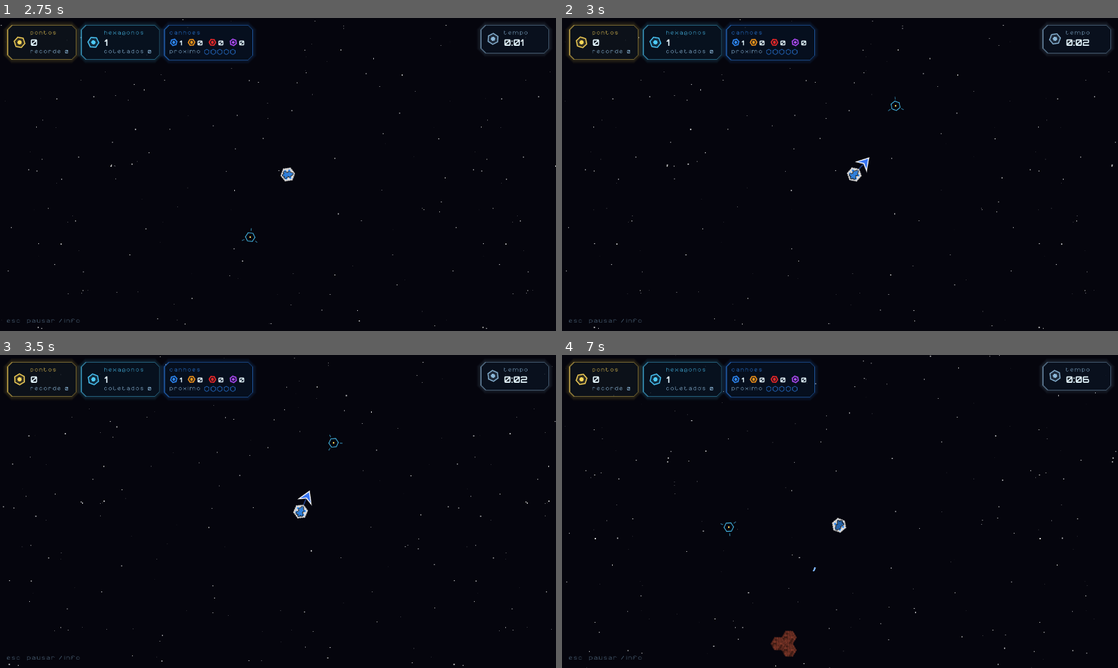
Above: before the commit, frames 1-4 (two rows, left to right).
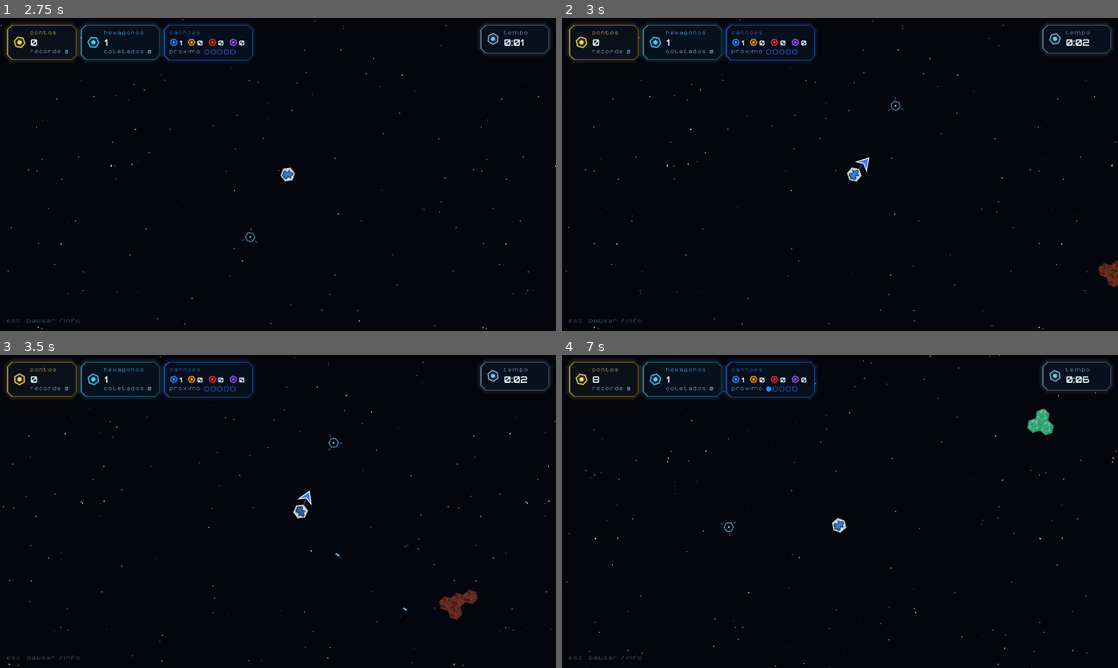
Above: after the commit, the same moments.

Repository: pongitV/COMPJAM-2026-Squadjonsons
Game: Godot game, scene res://main.tscn
Same seed, same stepped clock (60 frames per second), same inputs: the game is played once before the commit and once after it.
Inputs (mouse positions are in pixels of both pictures, inside the frame that each line leads up to):
- Up to frame 1 (2.75 s): click "JOGAR" at 0.5 s; move the mouse to (400, 158) at 1.27 s; hold D (move_right) 1.28-2 s; hold Right mouse button (rotate) 1.28-2 s; click (400, 158) at 1.42 s; drag from (166, 190) to (250, 237) at 2.02 s
- Up to frame 2 (3 s): move the mouse to (895, 105) at 2.77 s; hold D (move_right) from 2.78 s (still down); hold Right mouse button (rotate) from 2.78 s (still down)
- Up to frame 3 (3.5 s): keep holding D (move_right); keep holding Right mouse button (rotate)
- Up to frame 4 (7 s): release D (move_right) at 3.5 s; release Right mouse button (rotate) at 3.5 s; drag from (812, 574) to (673, 464) at 3.52 s; move the mouse to (1006, 558) at 4.27 s; hold A (move_left) 4.28-5 s; hold Right mouse button (rotate) 4.28-5 s; drag from (673, 464) to (756, 433) at 5.02 s; move the mouse to (867, 511) at 5.77 s; hold S (move_down) 5.78-6.5 s; hold Right mouse button (rotate) 5.78-6.5 s; click (867, 511) at 5.92 s; drag from (756, 433) to (728, 527) at 6.52 s

Frame 1 is identical in both runs. In frame 2, 0.2% of the frame differs, in the area x 96-100%, y 77-86%; in frame 3, 0.4%; in frame 4, 0.6%, in the area x 2-89%, y 5-97%.

Commit message:
Asteroids.Config
Como editar: abra config/asteroids.tres no Godot e mude os valores no Inspector. Cada campo tem slider, unidade (s, px/s, graus) e uma dica explicando o que faz. Os valores padrão e as fórmulas ficam em asteroid_config.gd.

Diff:
--- /dev/null
+++ b/config/asteroids.tres
@@ -0,0 +1,6 @@
+[gd_resource type="Resource" script_class="AsteroidConfig" format=3]
+
+[ext_resource type="Script" path="res://scripts/asteroid_config.gd" id="1_config"]
+
+[resource]
+script = ExtResource("1_config")
--- a/scripts/asteroid.gd
+++ b/scripts/asteroid.gd
@@ -1,20 +1,17 @@
 class_name Asteroid
 extends HexBody
-## Aglomerado aleatorio de n celulas (n >= MIN_SIZE). E destruido apos
-## ceil(n^(3/2)) disparos. Ao encostar na nave, cada celula dele destroi
-## CELL_CHARGES celulas da nave (as que tocar) e depois some; se o asteroide
-## se partir, os pedacos viram asteroides separados. Asteroides batem entre si.
+## Aglomerado aleatorio de n celulas (n >= config.min_size), com HP dado por
+## config.max_hp_for(n). Ao encostar na nave, cada celula dele destroi
+## config.cell_charges celulas da nave (as que tocar) e depois some; se o
+## asteroide se partir, os pedacos viram asteroides separados. Asteroides
+## batem entre si. Os numeros de balanceamento ficam em AsteroidConfig.
 
 const DAMAGED_COLOR := Color(0.85, 0.35, 0.2)
 ## Cor media da arte do asteroide (base do tingimento de dano e dos efeitos).
 const ART_COLOR := Color("#8a3b2c")
-## Quantas celulas da nave cada celula do asteroide destroi antes de sumir.
-const CELL_CHARGES := 2
-## Menor asteroide possivel; partes menores que isso se desfazem.
-const MIN_SIZE := 3
-## Elasticidade da batida entre asteroides (0 = gruda, 1 = quique perfeito).
-const BOUNCE := 0.6
-const MAX_SPIN := 3.0
+
+## Parametros em uso (o jogo troca pelo preset escolhido no no Game).
+static var config: AsteroidConfig = preload("res://config/asteroids.tres")
 
 var size := 1
 var max_hp := 1
@@ -34,10 +31,10 @@
 		var h: Vector2i = keys[randi() % keys.size()]
 		cells[h + Hex.DIRS[randi() % 6]] = true
 	for h in cells:
-		charges[h] = CELL_CHARGES
+		charges[h] = config.cell_charges
 
 	size = cells.size()
-	max_hp = ceili(pow(size, 1.5))
+	max_hp = config.max_hp_for(size)
 	hp = max_hp
 	base_color = ART_COLOR
 	recenter()
@@ -110,14 +107,14 @@
 	position = source.position
 	center_offset = source.center_offset
 	angular_velocity = source.angular_velocity
-	velocity = source.velocity + Vector2.from_angle(randf() * TAU) * 15.0
+	velocity = source.velocity + Vector2.from_angle(randf() * TAU) * config.split_speed
 	_resize(hp_ratio)
 	recenter()
 
 
 func _resize(hp_ratio: float) -> void:
 	size = cells.size()
-	max_hp = ceili(pow(size, 1.5))
+	max_hp = config.max_hp_for(size)
 	hp = maxi(1, ceili(hp_ratio * max_hp))
 	_update_tint()
 
@@ -138,10 +135,10 @@
 	var touching := 0
 	for h in small.cells:
 		var p := small.cell_global(h)
-		var hit := big.find_cell_near(p, CONTACT_DIST)
-		if hit == NO_CELL:
+		var touched := big.find_cell_near(p, CONTACT_DIST)
+		if touched == NO_CELL:
 			continue
-		var q := big.cell_global(hit)
+		var q := big.cell_global(touched)
 		contact += (p + q) * 0.5
 		normal += p - q
 		depth = maxf(depth, CONTACT_DIST - p.distance_to(q))
@@ -165,12 +162,13 @@
 	if approach < 0.0:
 		var rn_small := r_small.cross(normal)
 		var rn_big := r_big.cross(normal)
-		var j := -(1.0 + BOUNCE) * approach / (inv_small + inv_big
+		var j := -(1.0 + config.bounce) * approach / (inv_small + inv_big
 			+ rn_small * rn_small * inv_i_small + rn_big * rn_big * inv_i_big)
 		small.velocity += normal * j * inv_small
 		big.velocity -= normal * j * inv_big
-		small.angular_velocity = clampf(small.angular_velocity + rn_small * j * inv_i_small, -MAX_SPIN, MAX_SPIN)
-		big.angular_velocity = clampf(big.angular_velocity - rn_big * j * inv_i_big, -MAX_SPIN, MAX_SPIN)
+		var spin := config.spin_limit
+		small.angular_velocity = clampf(small.angular_velocity + rn_small * j * inv_i_small, -spin, spin)
+		big.angular_velocity = clampf(big.angular_velocity - rn_big * j * inv_i_big, -spin, spin)
 	# Separa proporcionalmente a massa (o mais leve anda mais).
 	var push := normal * depth * 0.8 / (inv_small + inv_big)
 	small.position += push * inv_small
--- /dev/null
+++ b/scripts/asteroid_config.gd
@@ -0,0 +1,131 @@
+class_name AsteroidConfig
+extends Resource
+## Todos os parametros de balanceamento dos asteroides, num lugar so.
+## Edite no Inspector abrindo config/asteroids.tres (ou duplique o arquivo
+## para criar presets e arraste o novo no campo "Asteroid Config" do no Game).
+## Os valores abaixo sao os padroes usados quando o .tres nao muda nada.
+
+@export_group("Spawn")
+## Segundos ate o primeiro asteroide aparecer.
+@export_range(0.0, 10.0, 0.1, "suffix:s") var first_spawn_delay := 1.0
+## Intervalo entre spawns no inicio da partida.
+@export_range(0.05, 10.0, 0.05, "suffix:s") var spawn_interval_start := 2.0
+## Menor intervalo possivel (o spawn nunca fica mais rapido que isso).
+@export_range(0.05, 10.0, 0.05, "suffix:s") var spawn_interval_min := 0.55
+## Quanto o intervalo diminui por segundo de jogo (0 = ritmo constante).
+## Com os padroes, chega ao minimo em (2.0 - 0.55) / 0.008 = ~3 min.
+@export_range(0.0, 0.1, 0.001) var spawn_interval_decay := 0.008
+## Variacao aleatoria do intervalo (0.3 = entre 70% e 130% do valor).
+@export_range(0.0, 1.0, 0.05) var spawn_interval_jitter := 0.3
+## Maximo de asteroides vivos ao mesmo tempo (o spawn espera abaixo disso).
+@export_range(1, 500, 1) var max_asteroids := 100
+## Distancia alem da borda da tela em que os asteroides nascem.
+@export_range(0.0, 1000.0, 10.0, "suffix:px") var spawn_margin := 120.0
+## Sao removidos quando ficam mais longe que (raio da tela * fator).
+@export_range(1.0, 10.0, 0.1) var despawn_factor := 2.5
+## Desvio maximo da direcao do asteroide em relacao ao jogador
+## (0 = vem reto na nave).
+@export_range(0.0, 180.0, 0.5, "radians_as_degrees") var aim_spread := 0.6
+
+@export_group("Tamanho")
+## Menor asteroide (em celulas). Pedacos menores que isso viram poeira.
+@export_range(1, 20, 1) var min_size := 3
+## Maior asteroide possivel, nao importa o tempo de jogo.
+@export_range(1, 200, 1) var size_cap := 40
+## Tamanho maximo sorteado no inicio da partida.
+@export_range(1, 200, 1) var start_max_size := 3
+## A cada tantos segundos o tamanho maximo cresce 1 celula (0 = nao cresce).
+@export_range(0.0, 120.0, 0.5, "suffix:s") var seconds_per_size := 10.0
+## Celulas a mais no tamanho maximo por canhao que o jogador tem.
+@export_range(0.0, 10.0, 0.1) var size_per_cannon := 1.5
+## Controla o tamanho medio: o sorteio vai de min_size ate o maximo atual e
+## a media fica em ~ min + (max - min) / (size_bias + 1).
+## 1 = uniforme; maior = asteroides pequenos mais comuns; menor que 1 = grandes.
+@export_range(0.1, 5.0, 0.05) var size_bias := 1.7
+
+@export_group("Vida e pontos")
+## HP = ceil(hp_multiplier * celulas ^ hp_exponent), em "disparos" do
+## canhao comum (ex.: 9 celulas, padrao = 27 tiros).
+@export_range(0.1, 10.0, 0.05) var hp_multiplier := 1.0
+@export_range(0.5, 3.0, 0.05) var hp_exponent := 1.5
+## Pontos ao destruir = HP maximo * este fator.
+@export_range(0.0, 10.0, 0.05) var score_per_hp := 1.0
+
+@export_group("Movimento")
+## Faixa de velocidade sorteada no spawn (antes do ajuste por tamanho).
+@export_range(0.0, 1000.0, 1.0, "suffix:px/s") var speed_min := 30.0
+@export_range(0.0, 1000.0, 1.0, "suffix:px/s") var speed_max := 85.0
+## Multiplicador da velocidade dos asteroides minusculos e dos grandes
+## (a partir de large_size celulas); entre os dois e linear.
+@export_range(0.0, 5.0, 0.05) var speed_mult_small := 1.2
+@export_range(0.0, 5.0, 0.05) var speed_mult_large := 0.7
+@export_range(1, 200, 1) var large_size := 30
+## Giro inicial maximo (dividido pela raiz do tamanho: grandes giram menos).
+@export_range(0.0, 10.0, 0.05, "suffix:rad/s") var spin_max := 0.8
+## Limite de giro depois de batidas.
+@export_range(0.0, 20.0, 0.1, "suffix:rad/s") var spin_limit := 3.0
+## Elasticidade da batida entre asteroides (0 = gruda, 1 = quique perfeito).
+@export_range(0.0, 1.0, 0.05) var bounce := 0.6
+## Velocidade extra dos pedacos quando um asteroide se parte na nave.
+@export_range(0.0, 200.0, 1.0, "suffix:px/s") var split_speed := 15.0
+
+@export_group("Dano na nave")
+## Quantas celulas da nave cada celula do asteroide destroi antes de sumir.
+@export_range(1, 10, 1) var cell_charges := 2
+
+@export_group("Minerio")
+## Fracao das celulas que se perde quando o asteroide vira minerio.
+@export_range(0.0, 1.0, 0.05) var ore_loss := 0.2
+## Tamanho (em celulas) dos pedacos de minerio.
+@export_range(1, 10, 1) var piece_min := 2
+@export_range(1, 10, 1) var piece_max := 4
+## Velocidade com que os pedacos se afastam do asteroide destruido.
+@export_range(0.0, 300.0, 1.0, "suffix:px/s") var ore_speed_min := 20.0
+@export_range(0.0, 300.0, 1.0, "suffix:px/s") var ore_speed_max := 55.0
+## Maximo de pedacos soltos na tela (os mais antigos somem).
+@export_range(1, 500, 1) var max_ores := 150
+## Chance de soltar um minerio de canhao especial:
+## base + celulas * por_celula, limitada a special_drop_max.
+@export_range(0.0, 1.0, 0.005) var special_drop_base := 0.06
+@export_range(0.0, 0.2, 0.005) var special_drop_per_cell := 0.025
+@export_range(0.0, 1.0, 0.05) var special_drop_max := 0.7
+
+
+## Tempo ate o proximo spawn.
+func spawn_interval(elapsed: float) -> float:
+	var base := maxf(spawn_interval_min, spawn_interval_start - elapsed * spawn_interval_decay)
+	return base * randf_range(1.0 - spawn_interval_jitter, 1.0 + spawn_interval_jitter)
+
+
+## Maior tamanho que pode ser sorteado agora.
+func max_size(elapsed: float, cannons: int) -> int:
+	var growth := int(elapsed / seconds_per_size) if seconds_per_size > 0.0 else 0
+	return clampi(start_max_size + growth + int(cannons * size_per_cannon), min_size, maxi(size_cap, min_size))
+
+
+## Tamanho de um novo asteroide (pequenos sao mais comuns, ver size_bias).
+func roll_size(elapsed: float, cannons: int) -> int:
+	var top := max_size(elapsed, cannons)
+	return min_size + int(pow(randf(), size_bias) * (top - min_size + 1))
+
+
+func max_hp_for(cells: int) -> int:
+	return maxi(1, ceili(hp_multiplier * pow(cells, hp_exponent)))
+
+
+func score_for(max_hp: int) -> int:
+	return roundi(max_hp * score_per_hp)
+
+
+## Velocidade de spawn: sorteada e reduzida conforme o tamanho.
+func roll_speed(cells: int) -> float:
+	var t := minf(float(cells) / large_size, 1.0)
+	return randf_range(speed_min, speed_max) * lerpf(speed_mult_small, speed_mult_large, t)
+
+
+func roll_spin(cells: int) -> float:
+	return randf_range(-spin_max, spin_max) / sqrt(cells)
+
+
+func special_drop_chance(cells: int) -> float:
+	return clampf(special_drop_base + cells * special_drop_per_cell, 0.0, special_drop_max)
--- a/scripts/game.gd
+++ b/scripts/game.gd
@@ -1,20 +1,12 @@
 extends Node2D
 ## Controlador principal: spawn, colisoes, camera e HUD.
 
-## Asteroides nascem esta distancia alem da borda da tela.
-const SPAWN_MARGIN := 120.0
-## Sao removidos quando ficam mais longe que (raio da tela * fator).
-const DESPAWN_FACTOR := 2.5
-const MAX_ASTEROIDS := 100
-## Maximo de minerios soltos na tela ao mesmo tempo.
-const MAX_ORES := 150
-## Fracao das celulas do asteroide que se perde quando ele se parte em minerio.
-const ORE_LOSS := 0.2
-## Tamanho (em celulas) dos pedacos em que o asteroide se parte.
-const PIECE_MIN := 2
-const PIECE_MAX := 4
 ## Aproxima a camera para as artes aparecerem maiores (1.0 = escala original).
 const ART_ZOOM := 1.2
+
+## Parametros dos asteroides (spawn, tamanho, HP, velocidade, minerio).
+## Troque por outro preset .tres no Inspector do no Game.
+@export var asteroid_config: AsteroidConfig = preload("res://config/asteroids.tres")
 
 var player: Player
 var bullets: Bullets
@@ -40,12 +32,17 @@
 var destroyed := 0
 var max_cells := 1
 var best_score := 0
-var _spawn_timer := 1.0
+var _spawn_timer := 0.0
 var _shake := 0.0
+## Atalho para asteroid_config.
+var _cfg: AsteroidConfig
 
 
 func _ready() -> void:
 	randomize()
+	_cfg = asteroid_config
+	Asteroid.config = _cfg
+	_spawn_timer = _cfg.first_spawn_delay
 	# As artes aparecem bem menores que o original e giram: mipmaps evitam serrilhado.
 	texture_filter = CanvasItem.TEXTURE_FILTER_LINEAR_WITH_MIPMAPS
 	InputActions.ensure_defaults()
@@ -226,36 +223,30 @@
 	if game_over:
 		return
 	_spawn_timer -= delta
-	if _spawn_timer > 0.0 or asteroids.size() >= MAX_ASTEROIDS:
+	if _spawn_timer > 0.0 or asteroids.size() >= _cfg.max_asteroids:
 		return
 	# O intervalo diminui com o tempo de jogo.
-	_spawn_timer = maxf(0.55, 2.0 - elapsed * 0.008) * randf_range(0.7, 1.3)
-
-	var n := _roll_asteroid_size()
+	_spawn_timer = _cfg.spawn_interval(elapsed)
+
+	# O tamanho maximo cresce com o tempo e com o poder de fogo (numero de
+	# canhoes, ja que o casco nao atira).
+	var cannons := 0
+	for count in player.weapon_counts().values():
+		cannons += count
+	var n := _cfg.roll_size(elapsed, cannons)
 	var a := Asteroid.new()
 	a.setup(n)
 
-	var dist := _view_radius() + a.bound_radius + SPAWN_MARGIN
+	var dist := _view_radius() + a.bound_radius + _cfg.spawn_margin
 	a.position = player.global_position + Vector2.from_angle(randf() * TAU) * dist
 	# Vai na direcao geral do jogador, com um desvio aleatorio.
-	var heading := (player.global_position - a.position).normalized().rotated(randf_range(-0.6, 0.6))
-	var speed := randf_range(30.0, 85.0) * (1.2 - minf(n, 30) / 60.0)
-	a.velocity = heading * speed
-	a.angular_velocity = randf_range(-0.8, 0.8) / sqrt(n)
+	var heading := (player.global_position - a.position).normalized() \
+		.rotated(randf_range(-_cfg.aim_spread, _cfg.aim_spread))
+	a.velocity = heading * _cfg.roll_speed(n)
+	a.angular_velocity = _cfg.roll_spin(n)
 	a.rotation = randf() * TAU
 	add_child(a)
 	asteroids.append(a)
-
-
-## Tamanhos pequenos sao mais comuns (minimo Asteroid.MIN_SIZE); o maximo
-## cresce com o tempo e com o poder de fogo (numero de canhoes, ja que o
-## casco nao atira).
-func _roll_asteroid_size() -> int:
-	var cannons := 0
-	for n in player.weapon_counts().values():
-		cannons += n
-	var max_n := clampi(3 + int(elapsed / 10.0) + int(cannons * 1.5), Asteroid.MIN_SIZE, 40)
-	return Asteroid.MIN_SIZE + int(pow(randf(), 1.7) * (max_n - Asteroid.MIN_SIZE + 1))
 
 
 ## Batidas entre asteroides (cada par uma vez por frame).
@@ -269,9 +260,10 @@
 func _destroy_asteroid(a: Asteroid) -> void:
 	asteroids.erase(a)
 	if not game_over:
-		score += a.max_hp
+		var points := _cfg.score_for(a.max_hp)
+		score += points
 		destroyed += 1
-		hud.popup("+%s" % UIStyle.fmt_int(a.max_hp), UIStyle.GOLD, _to_screen(a.global_position),
+		hud.popup("+%s" % UIStyle.fmt_int(points), UIStyle.GOLD, _to_screen(a.global_position),
 			clampi(14 + (a.size >> 1), 14, 24))
 		if destroyed % Weapons.ASTEROIDS_PER_COMMON == 0:
 			_grant_common_cannon()
@@ -279,13 +271,13 @@
 	a.queue_free()
 
 
-## O asteroide se parte em pedacos de PIECE_MIN..PIECE_MAX celulas conectadas,
-## no mesmo lugar em que estavam; ORE_LOSS das celulas some (vira poeira).
+## O asteroide se parte em pedacos de piece_min..piece_max celulas conectadas,
+## no mesmo lugar em que estavam; ore_loss das celulas some (vira poeira).
 func _break_into_ore(a: Asteroid) -> void:
 	var keys := a.cells.keys()
 	keys.shuffle()
-	# Arredondamento sorteado: em media perde exatamente ORE_LOSS.
-	var exact := keys.size() * (1.0 - ORE_LOSS)
+	# Arredondamento sorteado: em media perde exatamente ore_loss.
+	var exact := keys.size() * (1.0 - _cfg.ore_loss)
 	var count := int(exact) + (1 if randf() < exact - int(exact) else 0)
 	for i in range(count, keys.size()):
 		fx.burst(a.cell_global(keys[i]), a.base_color.darkened(0.2), 6, 90.0)
@@ -295,7 +287,7 @@
 
 	# As vezes uma das celulas e de canhao especial (mais chance em asteroides maiores).
 	var weapons := {}
-	if randf() < Weapons.special_drop_chance(a.size):
+	if randf() < _cfg.special_drop_chance(a.size):
 		weapons[kept[randi() % kept.size()]] = Weapons.roll_special()
 
 	for group in _split_into_pieces(kept):
@@ -304,7 +296,8 @@
 		var outward := (ore.global_position - a.global_position).normalized()
 		if outward == Vector2.ZERO:
 			outward = Vector2.from_angle(randf() * TAU)
-		ore.velocity = a.velocity + outward.rotated(randf_range(-0.4, 0.4)) * randf_range(20.0, 55.0)
+		ore.velocity = a.velocity + outward.rotated(randf_range(-0.4, 0.4)) \
+			* randf_range(_cfg.ore_speed_min, _cfg.ore_speed_max)
 		ore.angular_velocity = randf_range(-1.0, 1.0)
 		_add_ore(ore)
 	for h in kept:
@@ -312,7 +305,7 @@
 	_trim_ores()
 
 
-## Divide celulas em grupos conectados de PIECE_MIN..PIECE_MAX celulas.
+## Divide celulas em grupos conectados de piece_min..piece_max celulas.
 ## Comeca e cresce pelas celulas com menos vizinhos livres (as que ficariam
 ## isoladas) e, no fim, cola as sobras de 1 celula num pedaco vizinho.
 func _split_into_pieces(keys: Array) -> Array:
@@ -325,7 +318,7 @@
 		var start := _most_isolated(left.keys(), left)
 		left.erase(start)
 		var piece: Array[Vector2i] = [start]
-		var target := randi_range(PIECE_MIN, PIECE_MAX)
+		var target := randi_range(_cfg.piece_min, maxi(_cfg.piece_min, _cfg.piece_max))
 		while piece.size() < target:
 			var options: Array[Vector2i] = []
 			for h in piece:
@@ -341,7 +334,7 @@
 			piece_of[h] = pieces.size()
 		pieces.append(piece)
 
-	# Sobras de 1 celula entram num pedaco vizinho (ele pode passar de PIECE_MAX).
+	# Sobras de 1 celula entram num pedaco vizinho (ele pode passar de piece_max).
 	for i in pieces.size():
 		if pieces[i].size() != 1:
 			continue
@@ -381,14 +374,14 @@
 ## Limita os minerios soltos: remove os mais antigos, preferindo os sem
 ## canhao. O pedaco que esta sendo arrastado nunca sai.
 func _trim_ores() -> void:
-	while ores.size() > MAX_ORES:
+	while ores.size() > _cfg.max_ores:
 		var loose := ores.filter(func(o): return not o.dragged)
 		var plain := loose.filter(func(o): return not o.has_special())
 		_remove_ore(plain[0] if not plain.is_empty() else loose[0])
 
 
 ## Contato celula a celula: cada celula de asteroide que encosta na nave
-## destroi a celula da nave que ela tocou; depois de CELL_CHARGES destruicoes
+## destroi a celula da nave que ela tocou; depois de cell_charges destruicoes
 ## ela some. Partes da nave que se soltarem do nucleo viram pedacos soltos.
 func _check_player_collisions() -> void:
 	var hits := PackedVector2Array()
@@ -412,13 +405,13 @@
 			for h in spent:
 				fx.burst(a.cell_global(h), a.base_color, 5, 110.0)
 			for piece in a.remove_cells(spent):
-				if piece.size < Asteroid.MIN_SIZE:
+				if piece.size < _cfg.min_size:
 					_crumble(piece)
 					piece.free()
 				else:
 					add_child(piece)
 					asteroids.append(piece)
-			if a.cells.size() < Asteroid.MIN_SIZE:
+			if a.cells.size() < _cfg.min_size:
 				_crumble(a)
 				asteroids.erase(a)
 				a.queue_free()
@@ -441,7 +434,7 @@
 		_detach_from_ship(piece)
 
 
-## Asteroide pequeno demais (menos de MIN_SIZE celulas) vira poeira.
+## Asteroide pequeno demais (menos de min_size celulas) vira poeira.
 func _crumble(a: Asteroid) -> void:
 	for h in a.cells:
 		fx.burst(a.cell_global(h), a.base_color.darkened(0.2), 6, 90.0)
@@ -496,7 +489,7 @@
 
 
 func _despawn_far_objects() -> void:
-	var limit := _view_radius() * DESPAWN_FACTOR
+	var limit := _view_radius() * _cfg.despawn_factor
 	for a in asteroids.duplicate():
 		if a.global_position.distance_to(camera.global_position) > limit + a.bound_radius:
 			asteroids.erase(a)
--- a/scripts/weapons.gd
+++ b/scripts/weapons.gd
@@ -75,11 +75,8 @@
 	return COLORS[weapon]
 
 
-## Chance de um asteroide destruido soltar um minerio de canhao especial.
-static func special_drop_chance(asteroid_size: int) -> float:
-	return clampf(0.06 + asteroid_size * 0.025, 0.0, 0.7)
-
-
+## Qual canhao especial vem no minerio colorido (a chance de vir um fica em
+## AsteroidConfig.special_drop_chance).
 static func roll_special() -> int:
 	var r := randf()
 	for w in SPECIAL_WEIGHTS:
Not shown, added: scripts/asteroid_config.gd.uid
Not shown, changed: README.md
